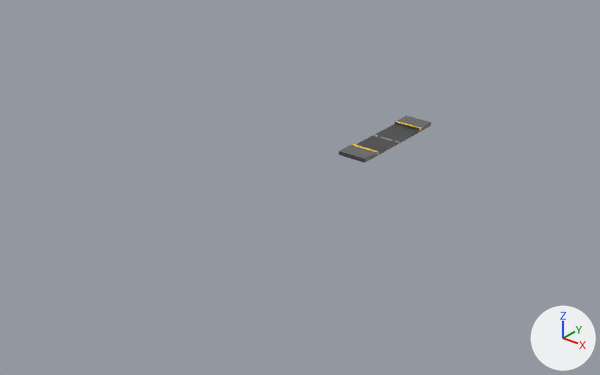
One commit to the OBJ model assets/models/Path/Path.obj: the scene before it, then after it.
One viewpoint serves both versions: a 50 mm lens placed at (274.0, -435.0, 212.0), pointed at (-34.0, -50.0, -27.0). The lights are fixed; the arrows at lower right show +X, +Y and +Z. Where no turn or scale is listed for an object, it has been applied to the vertices.
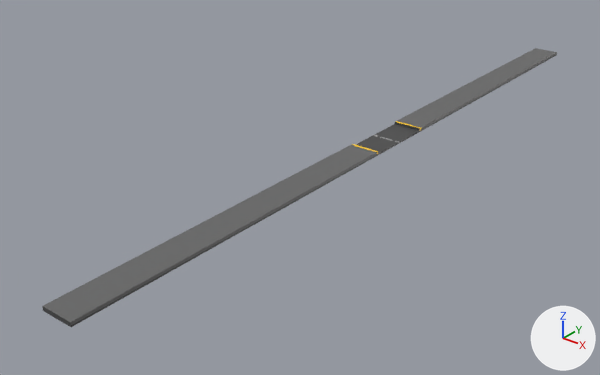
The edits, one by one:
me_cube is used by ob_cube; location (0.0, 0.0, 0.0).
me_cube had 28 vertices, 26 faces and spanned x -10.0..10.0, y -40.0..40.0, z -0.5..2.1.
me_cube now has 40 vertices, 38 faces and spans x -10.0..10.0, y -263.5..252.9, z -0.5..2.1.
Part 1, on me_cube:
2 faces are deleted.
6 new vertices lie (0.0, 212.9, 0.0) away from vertices in x -10.0..10.0, y 40.0, z -0.5..2.1.
8 new faces join them.
Part 2, on me_cube:
2 faces are deleted.
6 new vertices lie (0.0, -223.5, 0.0) away from vertices in x -10.0..10.0, y -40.0, z -0.5..2.1.
8 new faces join them.

Location of each change, (x1, y1, x2, y2) in pixels of the pictures (600 x 375 px):
'Cube', reshaped (455% wider, 483% taller): before (339, 116, 431, 163); after (42, 48, 557, 327)
part 1 of me_cube, built on: after (407, 48, 557, 125)
part 2 of me_cube, built on: before (339, 151, 365, 163); after (42, 151, 365, 327)
